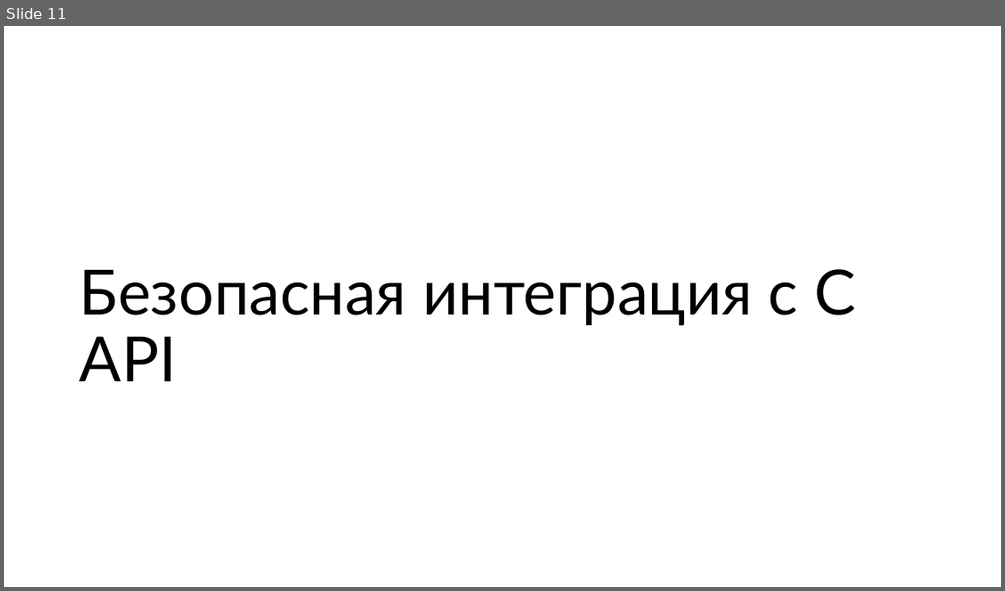
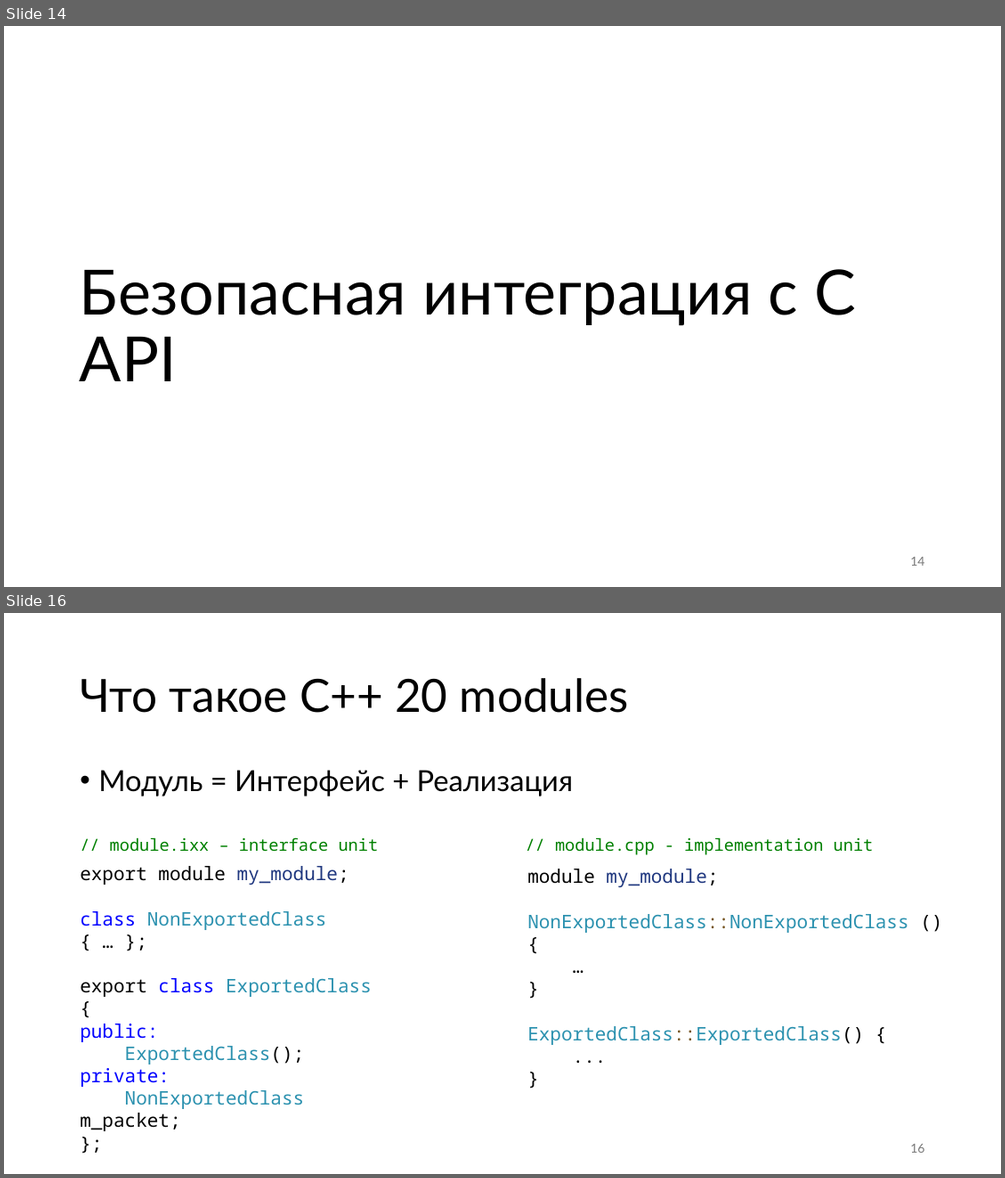
Before and after one commit to alexey-malov/ffmpeg-transcoder-demo, a slide deck: ffmpeg without pain.pptx. Shown one above the other, each under a label of ours: slide 11 before the commit, slides 14 and 16 after it; the slides between them are not shown. The pictures are 1005x591 and 1005x1178 pixels, drawn with LibreOffice and Linux fonts; fonts in the diff are those of the drawing. Boxes give left, top, right and bottom in pixels: in the first picture for what was removed or moved away, otherwise in the second. Text is boxed around its words. In the diff, an @@ line names an element or a change of style, - is before the commit and + after.

```diff
--- a/ffmpeg without pain.pptx
+++ b/ffmpeg without pain.pptx
@@ slide 16 added at (4,613,1001,1174), background #FFFFFF @@
@@ title added at (80,678,629,713), 44 pt, text #000000 @@
+Что такое C++ 20 modules
@@ text added at (98,770,573,796), 28 pt, text #000000 @@
+• Модуль = Интерфейс + Реализация
@@ text added at (110,837,379,852), 16 pt, text #008000 @@
+// module.ixx – interface unit
@@ text added at (555,837,874,855), 16 pt, text #008000 @@
+// module.cpp - implementation unit
@@ text added at (80,866,372,1131), 18 pt, text #2B91AF @@
+export module my_module;
+class NonExportedClass { … };
+export class ExportedClass {
+public:
+ExportedClass();
+private:
+NonExportedClass m_packet;
+};
@@ text added at (527,868,908,1045), 18 pt, text #2B91AF @@
+module my_module;
+NonExportedClass::NonExportedClass () {
+…
+}
+ExportedClass::ExportedClass() {
+...
+}
@@ page number added at (910,1143,924,1152), 12 pt, text #797979 @@
+16
@@ what was slide 11 is now slide 14 @@
@@ slide 14 changed as well @@
@@ page number added at (910,556,924,565), 12 pt, text #797979 @@
+14
```
Also in this commit, not shown: 11 other slides changed, 49 other slides added, 7 slides removed.
